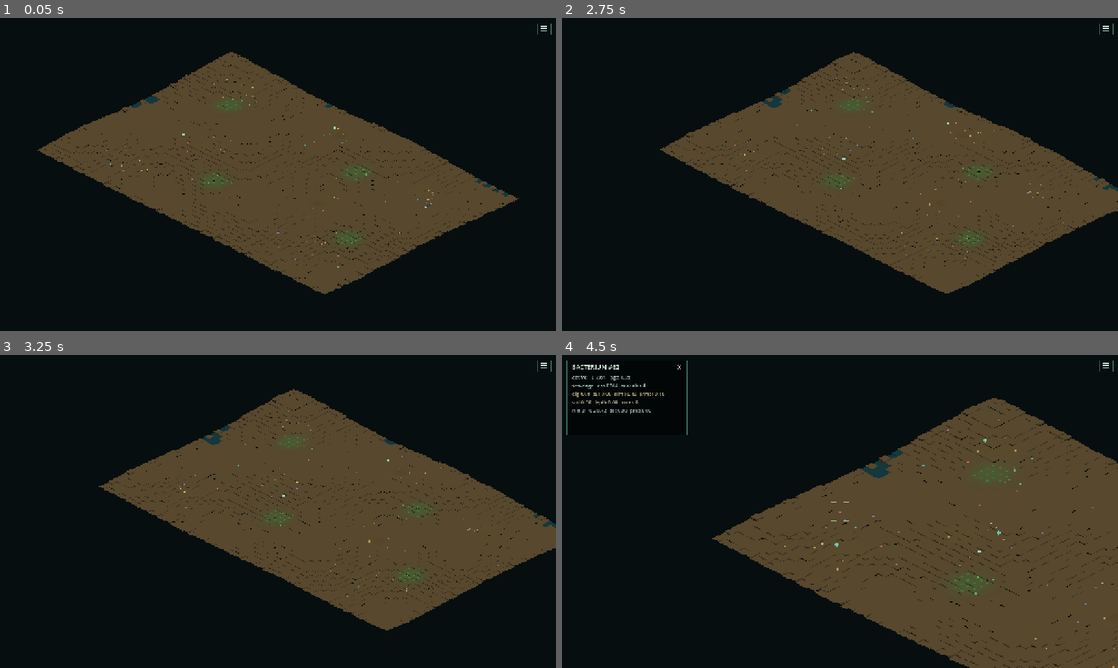
Above: before the commit, frames 1-4 (two rows, left to right).
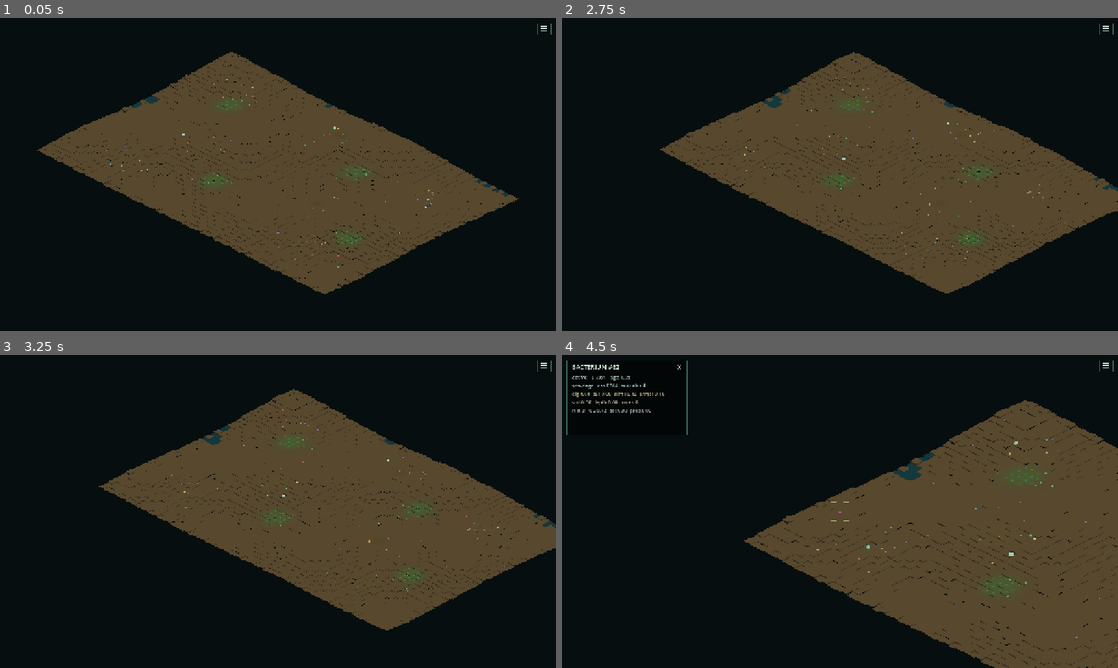
Above: after the commit, the same moments.

Repository: Rzbck/MicroC0re
Game: Godot game, scene res://src/app/main.tscn
Two runs of this game, one before a commit and one after it. Both use one fixed random seed, a clock stepped at 60 frames per second and the inputs below.
Inputs (mouse positions are in pixels of both pictures, inside the frame that each line leads up to):
- Up to frame 1 (0.05 s): no input
- Up to frame 2 (2.75 s): tap Enter at 0.5 s; move the mouse to (962, 158) at 0.52 s; hold D 0.53-1.25 s; tap F at 0.6 s; click (962, 158) at 0.67 s; tap Space at 0.77, 2 s; drag from (728, 190) to (812, 237) at 1.27 s; move the mouse to (895, 105) at 2.02 s; hold D from 2.03 s (still down); tap N at 2.1 s
- Up to frame 3 (3.25 s): release D at 2.75 s; drag from (250, 574) to (111, 464) at 2.77 s
- Up to frame 4 (4.5 s): move the mouse to (1006, 558) at 3.52 s; hold A 3.53-4.25 s; tap 2 at 3.6 s; tap Space at 3.77 s; drag from (673, 464) to (756, 433) at 4.27 s

Frame 1 is identical in both runs. In frame 2, less than 0.1% of the frame differs, in the area x 31-91%, y 18-77%; in frame 3, less than 0.1%; in frame 4, 8.3%, in the area x 27-100%, y 13-100%.

Commit message:
Add adaptive agent and high-density mechanics LOD

Diff:
--- a/src/app/session_telemetry.gd
+++ b/src/app/session_telemetry.gd
@@ -118,6 +118,7 @@
 		"pair_candidates": int(sim.pair_candidates_last),
 		"pair_narrow": int(sim.pair_narrow_checks_last),
 		"pair_contacts": int(sim.pair_contacts_last),
+		"mechanics_mode": int(sim.mechanics_mode_last),
 		"draw_ms": _round3(draw_ms),
 		"terrain_build_ms": _round3(terrain_build_ms),
 		"draw_calls": int(
--- a/src/simulation/petri_simulation.gd
+++ b/src/simulation/petri_simulation.gd
@@ -19,7 +19,15 @@
 const CHEMISTRY_DT := 1.0 / 15.0
 const SLOW_BIOME_DT := 1.0 / 5.0
 const MECHANICS_DT := 1.0 / 30.0
-const AGENT_DT := 1.0 / 30.0
+const AGENT_DT_SMALL := 1.0 / 30.0
+const AGENT_DT_MEDIUM := 1.0 / 20.0
+const AGENT_DT_MASS := 1.0 / 12.0
+const AGENT_MEDIUM_THRESHOLD := 700
+const AGENT_MASS_THRESHOLD := 2200
+const EXACT_MECHANICS_LIMIT := 900
+const DENSITY_NEIGHBOR_VISIT_CAP := 18
+const DIRECTION_LUT_SIZE := 1024
+const REGULATION_BUCKETS := 6
 const SPATIAL_BUCKET_SIZE := 3.0
 # 192 x 128 world with 3-unit linked cells.
 const GRID_WIDTH := 64
@@ -86,6 +94,13 @@
 var _grid_head: PackedInt32Array = PackedInt32Array()
 var _grid_next: PackedInt32Array = PackedInt32Array()
 var _max_half_body_length: float = 2.0
+var _agent_tick: int = 0
+var _current_agent_dt: float = AGENT_DT_SMALL
+var _current_memory_alpha: float = 0.0
+var _current_rotational_sigma: float = 0.0
+var _current_mechanics_dt: float = MECHANICS_DT
+var _direction_lut: PackedVector2Array = PackedVector2Array()
+var mechanics_mode_last: int = 0
 var _bacteria_by_id: Dictionary = {}
 var _edible_by_id: Dictionary = {}
 var _flow_x_rows: PackedFloat32Array = PackedFloat32Array()
@@ -308,6 +323,12 @@
 	fungal_enzyme = ScalarFieldScript.new(FIELD_WIDTH, FIELD_HEIGHT, FIELD_CELL_SIZE, 0.0)
 	_grid_head.resize(GRID_CELL_COUNT)
 	_grid_head.fill(-1)
+	_direction_lut.resize(DIRECTION_LUT_SIZE)
+	for i in range(DIRECTION_LUT_SIZE):
+		var lut_angle: float = (
+			TAU * float(i) / float(DIRECTION_LUT_SIZE) - PI
+		)
+		_direction_lut[i] = Vector2(cos(lut_angle), sin(lut_angle))
 	_flow_x_rows.resize(FIELD_HEIGHT)
 	_flow_y_cols.resize(FIELD_WIDTH)
 	_ambient_light_cache.resize(FIELD_WIDTH * FIELD_HEIGHT)
@@ -339,6 +360,7 @@
 	_slow_biome_accumulator = 0.0
 	_mechanics_accumulator = 0.0
 	_agent_accumulator = 0.0
+	_agent_tick = 0
 	disturbance_index = 0
 	next_disturbance_time = 24.0
 	last_disturbance_type = -1
@@ -613,8 +635,18 @@
 	agents_ms_last = 0.0
 	mechanics_ms_last = 0.0
 	_agent_accumulator += dt
-	while _agent_accumulator >= AGENT_DT:
-		var agent_dt: float = AGENT_DT
+	var target_agent_dt: float = _agent_dt_for_population()
+	while _agent_accumulator >= target_agent_dt:
+		var agent_dt: float = target_agent_dt
+		_current_agent_dt = agent_dt
+		_current_memory_alpha = (
+			1.0 - exp(-agent_dt / maxf(0.001, chemotaxis_memory_tau))
+		)
+		_current_rotational_sigma = sqrt(
+			2.0 * rotational_diffusion * agent_dt
+		)
+		_current_mechanics_dt = agent_dt
+		_agent_tick += 1
 		var agents_start: int = Time.get_ticks_usec()
 		var next_population: Array = _population_buffer
 		next_population.clear()
@@ -687,16 +719,15 @@
 		agents_ms_last = float(Time.get_ticks_usec() - agents_start) / 1000.0
 
 		var mechanics_start: int = Time.get_ticks_usec()
-		_mechanics_accumulator += agent_dt
-		while _mechanics_accumulator >= MECHANICS_DT:
-			pair_candidates_last = 0
-			pair_narrow_checks_last = 0
-			pair_interactions_last = 0
-			pair_contacts_last = 0
-			for _iteration in range(mechanical_iterations):
-				_resolve_all_contacts()
-			_mechanics_accumulator -= MECHANICS_DT
-		mechanics_ms_last = float(Time.get_ticks_usec() - mechanics_start) / 1000.0
+		pair_candidates_last = 0
+		pair_narrow_checks_last = 0
+		pair_interactions_last = 0
+		pair_contacts_last = 0
+		for _iteration in range(mechanical_iterations):
+			_resolve_all_contacts()
+		mechanics_ms_last = (
+			float(Time.get_ticks_usec() - mechanics_start) / 1000.0
+		)
 
 		_advance_gene_transfers(agent_dt)
 		_advance_microalgae(agent_dt)
@@ -706,10 +737,28 @@
 		_advance_ciliates(agent_dt)
 
 		_rebuild_id_maps()
-		_agent_accumulator -= AGENT_DT
+		_agent_accumulator -= target_agent_dt
 
 	simulation_time += dt
 	_advance_disturbance_schedule()
+
+
+func _agent_dt_for_population() -> float:
+	var count: int = bacteria.size()
+	if count >= AGENT_MASS_THRESHOLD:
+		return AGENT_DT_MASS
+	if count >= AGENT_MEDIUM_THRESHOLD:
+		return AGENT_DT_MEDIUM
+	return AGENT_DT_SMALL
+
+
+func _direction_for_angle(angle: float) -> Vector2:
+	var normalized: float = wrapf(angle + PI, 0.0, TAU) / TAU
+	var index: int = posmod(
+		floori(normalized * float(DIRECTION_LUT_SIZE)),
+		DIRECTION_LUT_SIZE
+	)
+	return _direction_lut[index]
 
 
 func _advance_microalgae(dt: float) -> void:
@@ -2439,7 +2488,7 @@
 		2.0
 	)
 	var probability: float = 1.0 - exp(
-		-conjugation_contact_rate * pili_factor * MECHANICS_DT
+		-conjugation_contact_rate * pili_factor * _current_mechanics_dt
 	)
 	if rng.randf() >= probability:
 		return
@@ -2465,15 +2514,12 @@
 
 
 func _plasmid_burden(cell: Variant) -> float:
+	var mask: int = int(cell.plasmid_mask)
 	var modules: int = 0
-	for bit in [
-		BacteriumScript.PLASMID_CONJUGATION,
-		BacteriumScript.PLASMID_SCAVENGE,
-		BacteriumScript.PLASMID_ADHESION,
-		BacteriumScript.PLASMID_STRESS,
-	]:
-		if cell.has_plasmid(bit):
-			modules += 1
+	modules += 1 if (mask & int(BacteriumScript.PLASMID_CONJUGATION)) != 0 else 0
+	modules += 1 if (mask & int(BacteriumScript.PLASMID_SCAVENGE)) != 0 else 0
+	modules += 1 if (mask & int(BacteriumScript.PLASMID_ADHESION)) != 0 else 0
+	modules += 1 if (mask & int(BacteriumScript.PLASMID_STRESS)) != 0 else 0
 	return 0.0018 * float(modules)
 
 
@@ -2496,18 +2542,28 @@
 			return
 
 	var cell_position: Vector2 = Vector2(cell.position)
-	var local_nutrient_before: float = float(nutrient.sample_nearest_world(cell_position))
-	var local_exudate_before: float = float(exudate.sample_nearest_world(cell_position))
-	var local_detritus_before: float = float(detritus.sample_nearest_world(cell_position))
-	var local_light_before: float = _sample_light(cell_position)
-	var local_quorum_before: float = float(quorum_signal.sample_nearest_world(cell_position))
-	var local_damage_before: float = float(damage_cue.sample_nearest_world(cell_position))
-	var local_oxygen_before: float = float(oxygen.sample_nearest_world(cell_position))
+	var field_index: int = _field_index_for_world(cell_position)
+	var local_nutrient_before: float = float(nutrient.values[field_index])
+	var local_exudate_before: float = float(exudate.values[field_index])
+	var local_detritus_before: float = float(detritus.values[field_index])
+	var local_light_before: float = _apply_producer_shading(
+		float(_ambient_light_cache[field_index]),
+		float(producer_biomass.values[field_index])
+	)
+	var local_quorum_before: float = float(quorum_signal.values[field_index])
+	var local_damage_before: float = float(damage_cue.values[field_index])
+	var local_oxygen_before: float = float(oxygen.values[field_index])
 	var resource_signal: float = local_nutrient_before + local_exudate_before * 1.25
 
-	var genome_values: Array = []
-	if cell.genome != null:
-		genome_values = cell.genome.evaluate_context(
+	var refresh_regulation: bool = (
+		cell.genome != null
+		and (
+			String(cell.ecotype_label) == "founder"
+			or posmod(int(cell.id) + _agent_tick, REGULATION_BUCKETS) == 0
+		)
+	)
+	if refresh_regulation:
+		var genome_values: Array = cell.genome.evaluate_context(
 			clampf(local_nutrient_before * 2.2, 0.0, 1.0),
 			clampf(local_exudate_before * 4.0, 0.0, 1.0),
 			clampf(local_detritus_before * 4.5, 0.0, 1.0),
@@ -2621,8 +2677,11 @@
 		)
 
 	var improvement: float = sensed - float(cell.sensed_memory)
-	var memory_alpha: float = 1.0 - exp(-dt / maxf(0.001, chemotaxis_memory_tau))
-	cell.sensed_memory = lerpf(float(cell.sensed_memory), sensed, memory_alpha)
+	cell.sensed_memory = lerpf(
+		float(cell.sensed_memory),
+		sensed,
+		_current_memory_alpha
+	)
 
 	var bounded_improvement: float = clampf(improvement, -0.25, 0.25)
 	var tumble_rate: float = (
@@ -2637,8 +2696,10 @@
 		cell.angle = float(cell.angle) + rng.randfn(0.0, tumble_sigma)
 
 	if rotational_diffusion > 0.0 and not bool(cell.dividing):
-		var sigma: float = sqrt(2.0 * rotational_diffusion * dt)
-		cell.angle = float(cell.angle) + rng.randfn(0.0, sigma)
+		cell.angle = (
+			float(cell.angle)
+			+ rng.randfn(0.0, _current_rotational_sigma)
+		)
 
 	cell.angle = wrapf(float(cell.angle), -PI, PI)
 
@@ -2659,7 +2720,7 @@
 		1.0
 	)
 
-	var local_eps: float = float(eps.sample_nearest_world(cell_position))
+	var local_eps: float = float(eps.values[field_index])
 	var local_quorum: float = local_quorum_before
 	var local_damage: float = local_damage_before
 	var quorum_response: float = clampf(local_quorum * 8.0, 0.0, 1.0)
@@ -2689,7 +2750,7 @@
 			quorum_response * clampf(float(cell.expression_matrix), 0.0, 1.0)
 		)
 
-	var heading: Vector2 = Vector2.RIGHT.rotated(float(cell.angle))
+	var heading: Vector2 = _direction_for_angle(float(cell.angle))
 	var flow: Vector2 = _water_flow(cell_position)
 	var eps_drag: float = 1.0 / (1.0 + local_eps * 0.85)
 	cell.position = (
@@ -2699,10 +2760,11 @@
 	)
 	_constrain_to_world(cell)
 	cell_position = Vector2(cell.position)
-
-	var local_nutrient: float = float(nutrient.sample_nearest_world(cell_position))
-	var local_exudate: float = float(exudate.sample_nearest_world(cell_position))
-	var local_oxygen: float = float(oxygen.sample_nearest_world(cell_position))
+	field_index = _field_index_for_world(cell_position)
+
+	var local_nutrient: float = float(nutrient.values[field_index])
+	var local_exudate: float = float(exudate.values[field_index])
+	var local_oxygen: float = float(oxygen.values[field_index])
 	var oxygen_factor: float = (
 		0.48
 		+ 0.52 * local_oxygen / (oxygen_half_saturation + local_oxygen)
@@ -2782,8 +2844,17 @@
 		+ _plasmid_burden(cell)
 	)
 	if cell.genome != null:
-		morphology_cost += float(
-			cell.genome.complexity_cost_from_values(genome_values)
+		var expressed_total: float = (
+			float(cell.expression_nutrient)
+			+ float(cell.expression_exudate)
+			+ float(cell.expression_detritus)
+			+ float(cell.expression_photo)
+			+ float(cell.expression_matrix)
+			+ float(cell.expression_quorum)
+		)
+		morphology_cost += (
+			0.00055 * float(cell.genome.modules.size())
+			+ 0.00040 * expressed_total
 		)
 	morphology_cost *= _plasmid_maintenance_factor(cell)
 	if bool(cell.competent):
@@ -3738,6 +3809,14 @@
 func _resolve_all_contacts() -> void:
 	_rebuild_spatial_grid()
 
+	if bacteria.size() > EXACT_MECHANICS_LIMIT:
+		mechanics_mode_last = 1
+		_resolve_density_contacts()
+		for dense_cell in bacteria:
+			_constrain_to_world(dense_cell)
+		return
+
+	mechanics_mode_last = 0
 	var count: int = bacteria.size()
 	for i in range(count):
 		var cell: Variant = bacteria[i]
@@ -3793,6 +3872,124 @@
 		_constrain_to_world(cell)
 
 
+func _resolve_density_contacts() -> void:
+	var count: int = bacteria.size()
+	var corrections := PackedVector2Array()
+	var nearest_indices := PackedInt32Array()
+	corrections.resize(count)
+	nearest_indices.resize(count)
+	nearest_indices.fill(-1)
+
+	for i in range(count):
+		var cell: Variant = bacteria[i]
+		if (
+			bool(cell.dying)
+			or bool(cell.consumed)
+			or int(cell.engulfed_by_id) >= 0
+		):
+			continue
+
+		var position: Vector2 = Vector2(cell.position)
+		var bucket_x: int = clampi(
+			floori(position.x / SPATIAL_BUCKET_SIZE),
+			0,
+			GRID_WIDTH - 1
+		)
+		var bucket_y: int = clampi(
+			floori(position.y / SPATIAL_BUCKET_SIZE),
+			0,
+			GRID_HEIGHT - 1
+		)
+		var push := Vector2.ZERO
+		var visited: int = 0
+		var nearest_distance_sq: float = INF
+
+		for y in range(
+			maxi(0, bucket_y - 1),
+			mini(GRID_HEIGHT - 1, bucket_y + 1) + 1
+		):
+			var row: int = y * GRID_WIDTH
+			for x in range(
+				maxi(0, bucket_x - 1),
+				mini(GRID_WIDTH - 1, bucket_x + 1) + 1
+			):
+				var j: int = _grid_head[row + x]
+				while j >= 0:
+					if j != i:
+						var other: Variant = bacteria[j]
+						if (
+							not bool(other.dying)
+							and not bool(other.consumed)
+							and int(other.engulfed_by_id) < 0
+						):
+							visited += 1
+							pair_candidates_last += 1
+							var delta: Vector2 = (
+								position - Vector2(other.position)
+							)
+							var distance_sq: float = delta.length_squared()
+							if distance_sq < nearest_distance_sq:
+								nearest_distance_sq = distance_sq
+								nearest_indices[i] = j
+
+							var target: float = (
+								float(cell.radius)
+								+ float(other.radius)
+								+ 0.34
+							)
+							if distance_sq < target * target:
+								pair_narrow_checks_last += 1
+								var distance: float = sqrt(
+									maxf(distance_sq, 0.000001)
+								)
+								var normal: Vector2 = (
+									delta / distance
+									if distance > 0.001
+									else _direction_for_angle(
+										float(int(cell.id) % 360)
+									)
+								)
+								var overlap: float = target - distance
+								push += normal * overlap * 0.34
+								pair_interactions_last += 1
+								pair_contacts_last += 1
+					if visited >= DENSITY_NEIGHBOR_VISIT_CAP:
+						break
+					j = _grid_next[j]
+				if visited >= DENSITY_NEIGHBOR_VISIT_CAP:
+					break
+			if visited >= DENSITY_NEIGHBOR_VISIT_CAP:
+				break
+
+		corrections[i] = push.limit_length(0.55)
+
+	for i in range(count):
+		var correction: Vector2 = corrections[i]
+		if correction.length_squared() > 0.0:
+			bacteria[i].position = (
+				Vector2(bacteria[i].position) + correction
+			)
+
+		var neighbor_index: int = nearest_indices[i]
+		if neighbor_index < 0 or neighbor_index <= i:
+			continue
+		var a: Variant = bacteria[i]
+		var b: Variant = bacteria[neighbor_index]
+		var center_distance: float = Vector2(a.position).distance_to(
+			Vector2(b.position)
+		)
+		var contact_distance: float = (
+			float(a.radius) + float(b.radius) + 0.22
+		)
+		if center_distance <= contact_distance:
+			_maybe_start_conjugation(
+				a,
+				b,
+				center_distance,
+				float(a.radius) + float(b.radius)
+			)
+
+
 func _rebuild_spatial_grid() -> void:
 	_grid_head.fill(-1)
 	_grid_next.resize(bacteria.size())
@@ -3849,8 +4046,8 @@
 
 	pair_narrow_checks_last += 1
 
-	var axis_a: Vector2 = Vector2.RIGHT.rotated(float(a.angle))
-	var axis_b: Vector2 = Vector2.RIGHT.rotated(float(b.angle))
+	var axis_a: Vector2 = _direction_for_angle(float(a.angle))
+	var axis_b: Vector2 = _direction_for_angle(float(b.angle))
 	var half_line_a: float = maxf(0.0, (length_a - 2.0 * radius_a) * 0.5)
 	var half_line_b: float = maxf(0.0, (length_b - 2.0 * radius_b) * 0.5)
 
--- a/tests/smoke_test.gd
+++ b/tests/smoke_test.gd
@@ -162,6 +162,24 @@
 		var id_cell = id_probe.bacteria[0]
 		if id_probe.find_cell_by_id(int(id_cell.id)) != id_cell:
 			errors.append("performance: bacteria id cache lookup mismatch")
+
+		# High-density mechanics must switch to bounded density mode without
+	# producing non-finite positions.
+	var density_probe = PetriSimulationScript.new(771002)
+	density_probe.seed_demo(
+		PetriSimulationScript.EXACT_MECHANICS_LIMIT + 32
+	)
+	density_probe.step(1.0 / 30.0)
+	if int(density_probe.mechanics_mode_last) != 1:
+		errors.append("performance: high-density mechanics LOD did not engage")
+	for density_cell in density_probe.bacteria:
+		var density_position: Vector2 = Vector2(density_cell.position)
+		if not (
+			is_finite(density_position.x)
+			and is_finite(density_position.y)
+		):
+			errors.append("performance: density mechanics produced invalid position")
+			break
 
 		# Regression: dense producer biomass must reduce local effective light.
 	# This is a biome feedback, not a renderer-only tint.
Not shown, changed: docs/STATUS.md
Not shown, changed: scripts/publish_session.ps1
